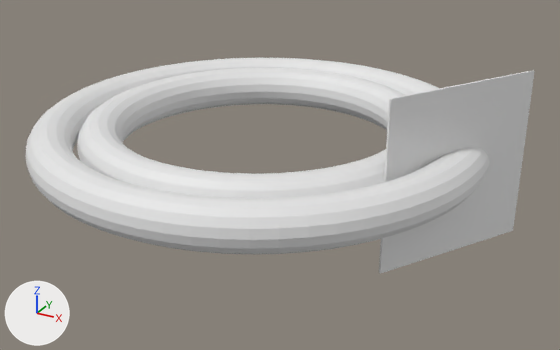
What one commit did to the Blender file mdr-v700/v700.blend.
Camera for both pictures: a camera (50 mm lens) standing at (69.0, -117.7, 51.1) and looking at (5.2, -1.6, -7.0). The lights are fixed; the arrows at lower left show +X, +Y and +Z. The same objects are shown in both versions, whatever each file hides.

In view in the first picture: 'Torus', 'Torus orig', 'slice'.
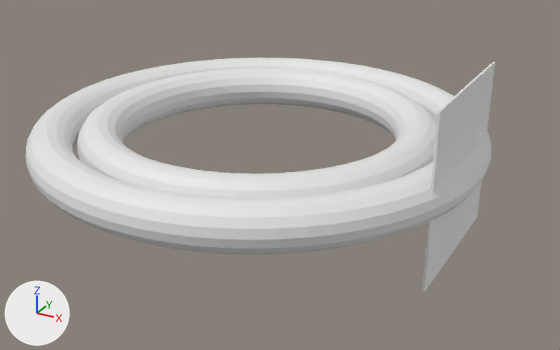
Edits to the bpy script that builds the scene:
```text
Change ob_slice:
    ob_slice.location: (37.7, 0.0, 0.0) -> (38.3, 0.0, 0.0)
    ob_slice.rotation_euler: (0.0, 0.0, 1.03) -> (0.0, 0.0, 1.571)  # degrees (0, 0, 59) -> degrees (0, 0, 90)
```

Location of each change, (x1, y1, x2, y2) in pixels of the pictures (560 x 350 px):
'slice', moved, turned
    before: (379, 70, 535, 274)
    after: (422, 62, 495, 292)
